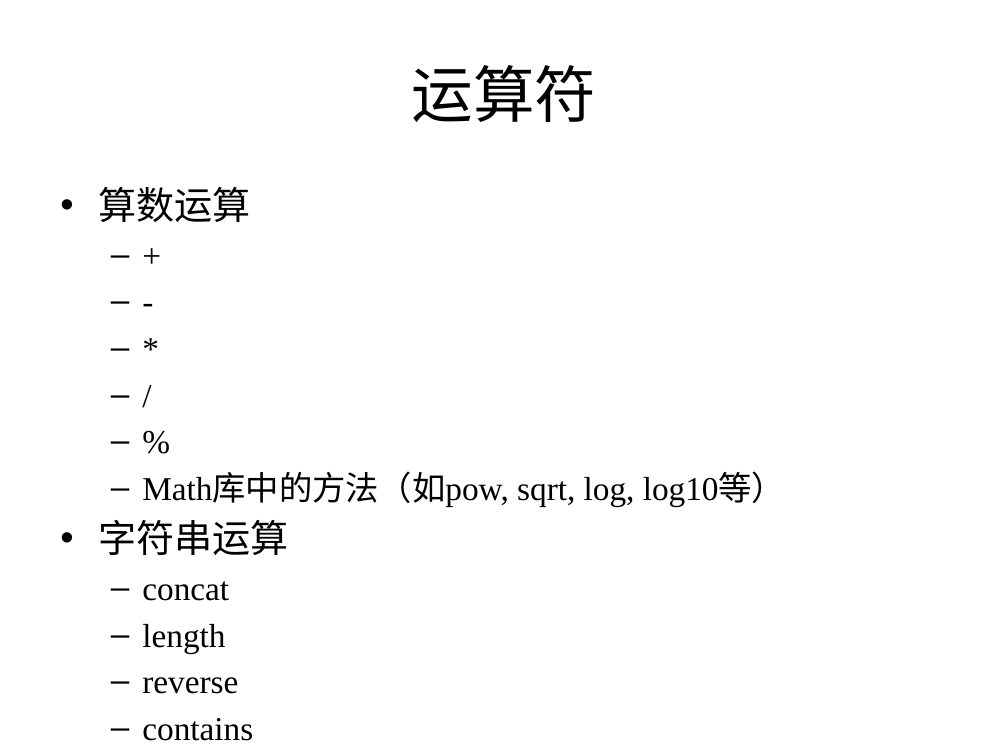
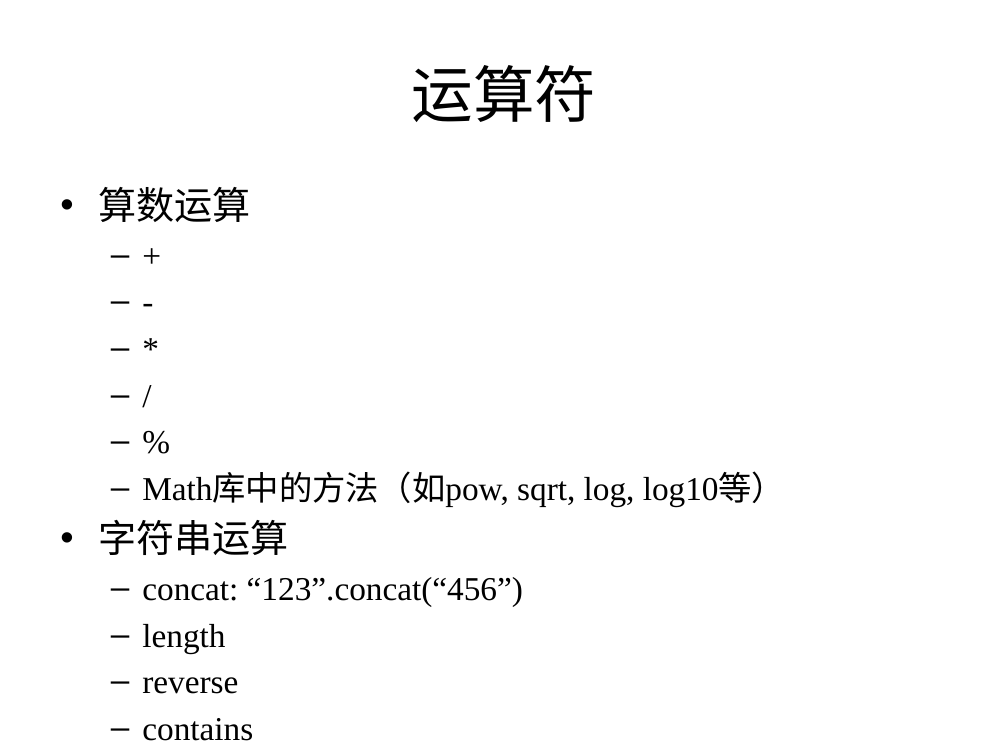
Before and after one commit to zhutao2015/JavaCourse, a slide deck: slide 11 of lesson6/Java-basic-variable-datatype-operators.pptx (slide 10 before the commit). Drawn at 1008x756 pixels with LibreOffice and Linux fonts; fonts in the diff are those of the drawing. Boxes give left, top, right and bottom in pixels: in the first picture for what was removed or moved away, otherwise in the second. Text is boxed around its words. In the diff, an @@ line names an element or a change of style, - is before the commit and + after.

```diff
--- a/lesson6/Java-basic-variable-datatype-operators.pptx
+++ b/lesson6/Java-basic-variable-datatype-operators.pptx
@@ text at (142,577,523,607): text changed @@
-  – concat
+  – concat: “123”.concat(“456”)
```
Also in this commit, not shown: 1 other slide changed, 1 slide added, 9 other files.
